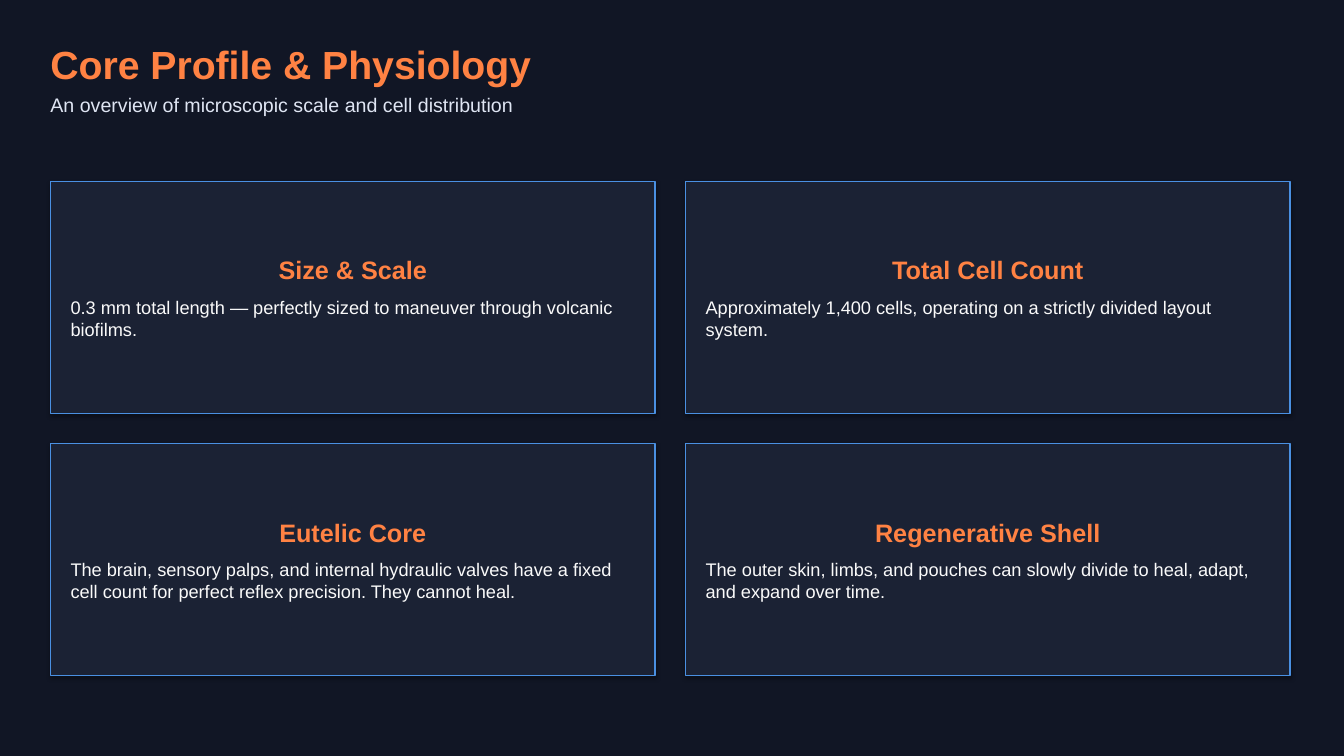
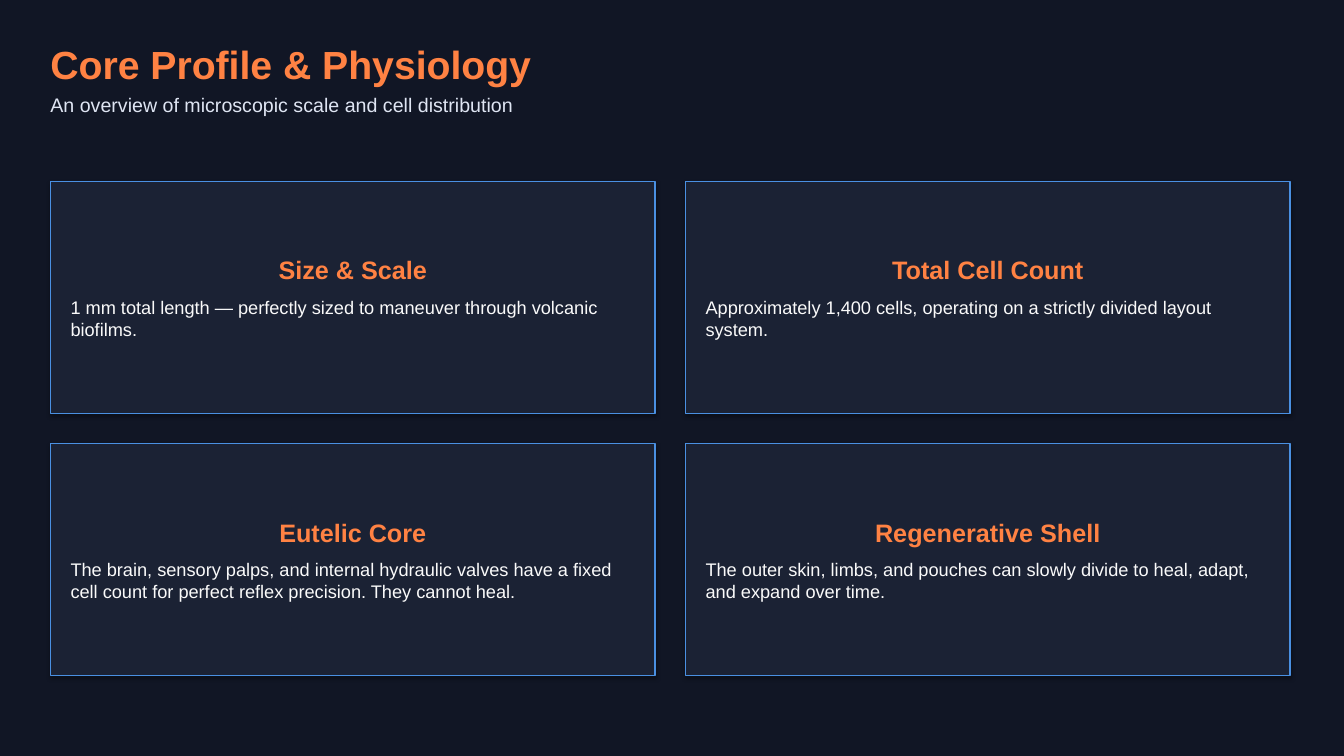
Before and after one commit to theodore-cottenier/monsters_and_microbes, a slide deck: slide 2 of Hydrosaltator_amictus_Presentation.pptx. Drawn at 1344x756 pixels with LibreOffice and Linux fonts; fonts in the diff are those of the drawing. Boxes give left, top, right and bottom in pixels: in the first picture for what was removed or moved away, otherwise in the second. Text is boxed around its words. In the diff, an @@ line names an element or a change of style, - is before the commit and + after.

```diff
--- a/Hydrosaltator_amictus_Presentation.pptx
+++ b/Hydrosaltator_amictus_Presentation.pptx
@@ text in rectangle at (x1=71, y1=300, x2=598, y2=336): text changed @@
-0.3 mm total length — perfectly sized to maneuver through volcanic biofilms.
+1 mm total length — perfectly sized to maneuver through volcanic biofilms.
```
Also in this commit, not shown: 1 other slide changed, 17 other files.
